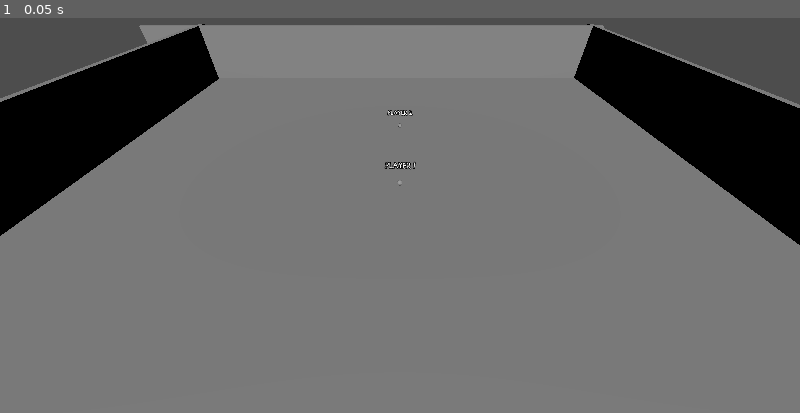
Above: before the commit, frame 1.
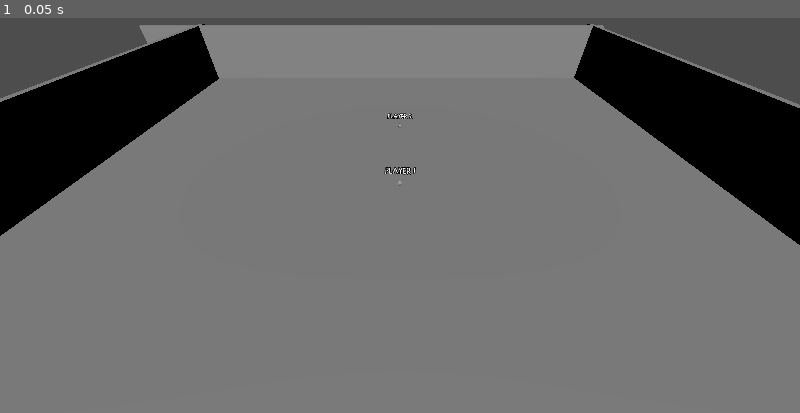
Above: after the commit, the same moment.

Repository: Gr0minet/ggj2025
Game: Godot game, scene res://scenes/test3D.tscn
Same seed, same stepped clock (60 frames per second), same inputs: the game is played once before the commit and once after it. This scene is started directly instead of the project's main scene. Sound files missing from this copy of the repository are replaced by a short silence.
Inputs:
- Up to frame 1 (0.05 s): no input

The runs differ from the first frame. In frame 1, 0.1% of the frame differs, in the area x 48-52%, y 23-40%.

Commit message:
Fix bug label bubble

Diff:
--- a/godot/scenes/bubble.tscn
+++ b/godot/scenes/bubble.tscn
@@ -104,8 +104,9 @@
 color_ramp = SubResource("Gradient_oovat")
 
 [node name="Label3D" type="Label3D" parent="."]
-transform = Transform3D(1, 0, 0, 0, 1, 0, 0, 0, 1, 0, 0.178525, -0.184998)
+transform = Transform3D(1, 0, 0, 0, 1, 0, 0, 0, 1, 0, 0.147708, -0.0965665)
 billboard = 1
+no_depth_test = true
 render_priority = 1
 outline_render_priority = 0
 text = "Player"
--- a/godot/scripts/bubble.gd
+++ b/godot/scripts/bubble.gd
@@ -13,7 +13,6 @@
 
 @onready var cpu_particles_3d: CPUParticles3D = $CPUParticles3D
 @onready var bullesaturee: Node3D = $BULLESATUREE
-#@onready var label_3d: Label3D = $CanvasLayer/Label3D
 @onready var label_3d: Label3D = $Label3D
 
 # Material and color related variables
@@ -89,6 +88,7 @@
 
 
 func die() -> void:
+	label_3d.visible = false
 	cpu_particles_3d.emitting = true
 	bullesaturee.visible = false
 	await cpu_particles_3d.finished
